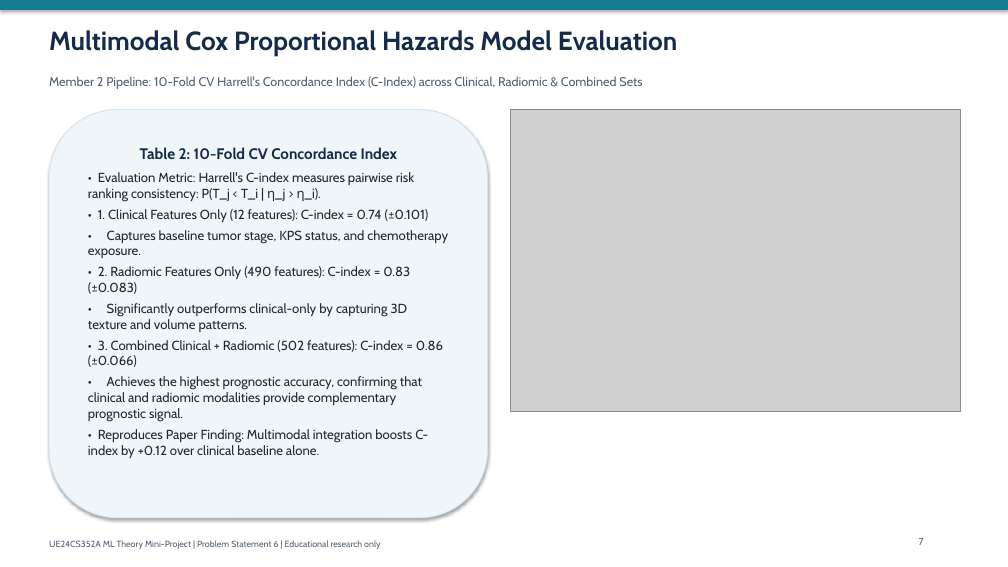
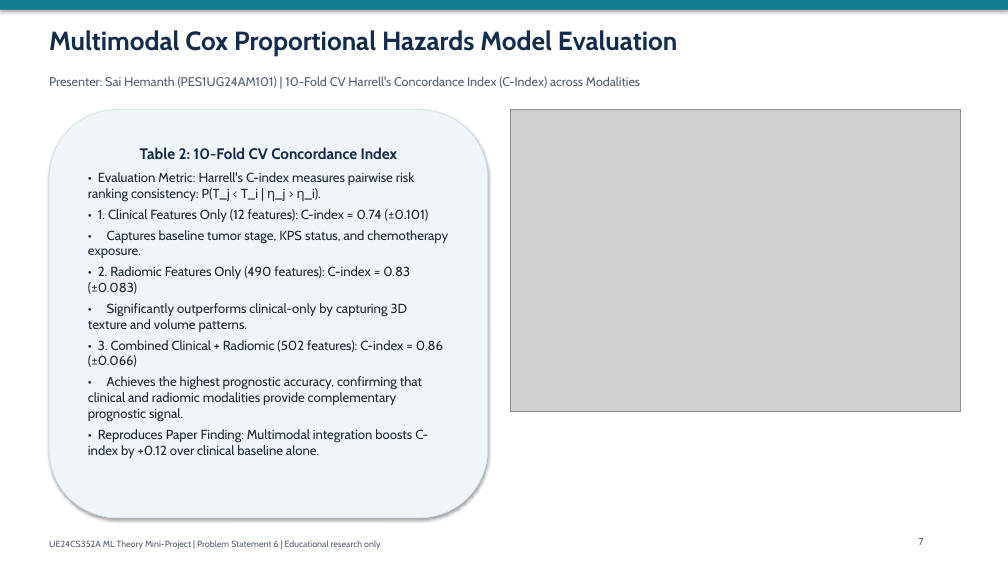
Before and after one commit to Dilipan-Y-8488/ML-Mini-Project, a slide deck: slide 7 of Mini_Project_Presentation.pptx. Drawn at 1008x567 pixels with LibreOffice and Linux fonts; fonts in the diff are those of the drawing; grey boxes stand for pictures. Boxes give left, top, right and bottom in pixels: in the first picture for what was removed or moved away, otherwise in the second. Text is boxed around its words. In the diff, an @@ line names an element or a change of style, - is before the commit and + after.

Commit message:
Update team member names: Dilipan Y (PES1UG24AM092) and Sai Hemanth (PES1UG24AM101)

```diff
--- a/Mini_Project_Presentation.pptx
+++ b/Mini_Project_Presentation.pptx
@@ text at (49,76,640,88): text changed @@
-Member 2 Pipeline: 10-Fold CV Harrell's Concordance Index (C-Index) across Clinical, Radiomic & Combined Sets
+Presenter: Sai Hemanth (PES1UG24AM101) | 10-Fold CV Harrell's Concordance Index (C-Index) across Modalities
```
Also in this commit, not shown: 6 other slides changed, 10 other files.
